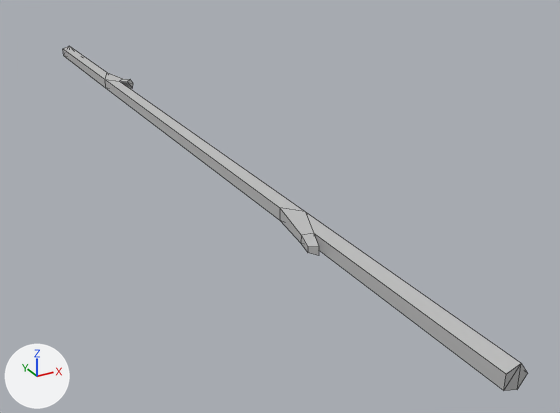
An edit to the FBX model Assets/XSBD/Art/TeamJang/ThinLog.fbx, drawn before and after from the same camera.
The view is the same before and after, from a camera (50 mm lens) standing at (-0.073, -0.184, 0.066) and looking at (0.018, -0.019, -0.016). Lighting does not change. The marker at lower left points along +X, +Y and +Z. Mesh edges are drawn as thin lines. Where no turn or scale is listed for an object, it has been applied to the vertices.
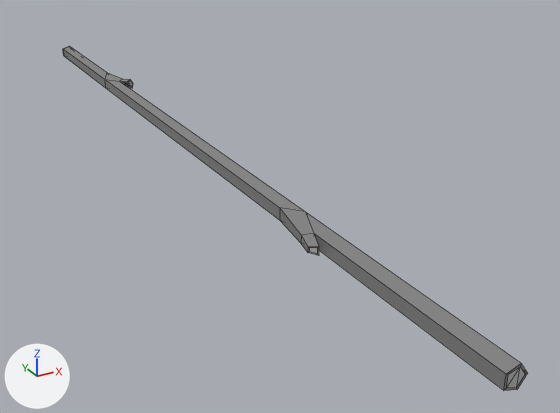
Pixel boxes [x1, y1, x2, y2] of what changed, in the pictures (560 x 413 px):
part 1 of me_mesh, built on
    both: [127, 80, 528, 390]
part 2 of me_mesh, recoloured
    both: [63, 46, 521, 390]

What the commit changed:
Material 'lambert2' (mat_lambert2) is new.
Its base color is (0.216, 0.216, 0.216) (grey #808080).
me_mesh is used by ob_pcylinder4; location (0.0, 0.0, 0.0).
me_mesh had 36 vertices, 37 faces and spanned x -0.005..0.004, y -0.12..0.12, z -0.002..0.003.
me_mesh now has 54 vertices, 55 faces and spans x -0.005..0.004, y -0.12..0.12, z -0.002..0.003.
Part 1, on me_mesh:
8 faces are deleted.
18 vertices are added at x -0.005..0.004, y -0.12..0.12, z -0.002..0.003.
8 new faces join them, mat_lambert1 (grey #bcbcbc).
18 new faces join them, mat_lambert2 (grey #808080).
me_mesh part 2: 29 faces spanning x -0.005..0.004, y -0.12..0.12, z -0.002..0.003 switch from mat_lambert1 (grey #bcbcbc) to mat_lambert2 (grey #808080).
